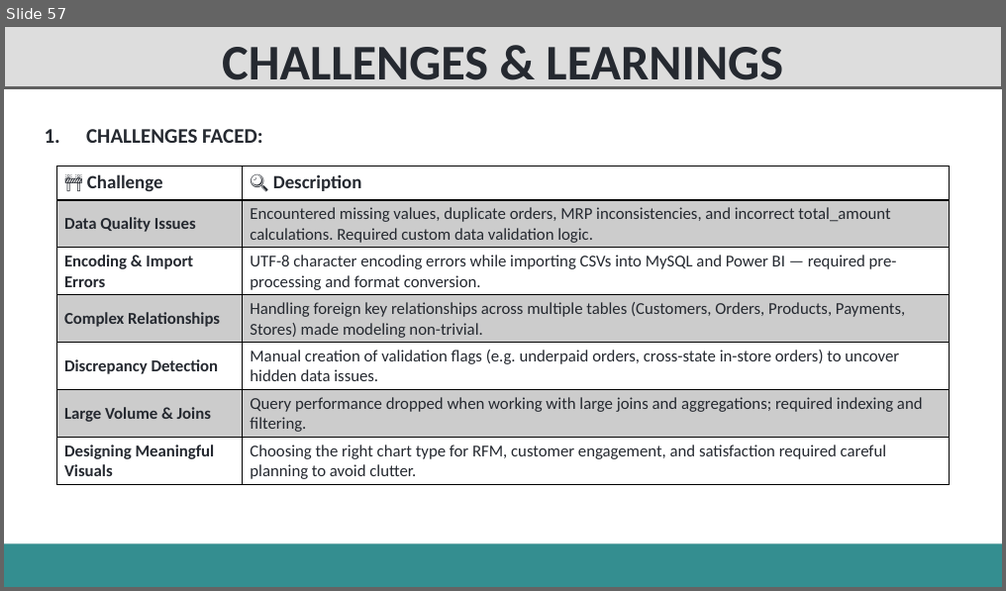
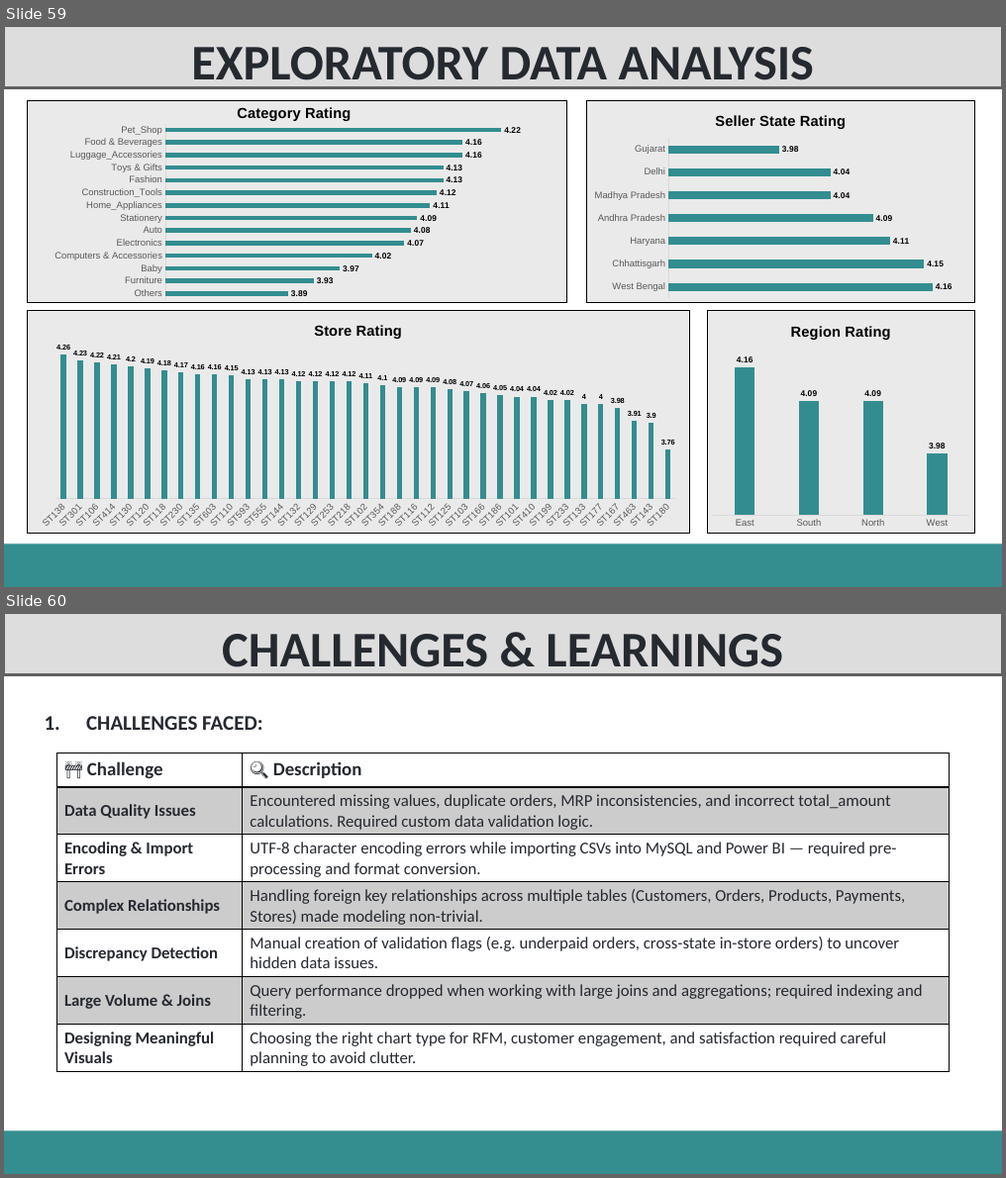
Before and after one commit to Dipesh-Ydv/Retail-Store-Data-Analysis, a slide deck: Retail Analysis Presentation.pptx. Shown one above the other, each under a label of ours: slide 57 before the commit, slides 59 and 60 after it. The pictures are 1006x591 and 1006x1178 pixels, drawn with LibreOffice and Linux fonts; fonts in the diff are those of the drawing. Boxes give left, top, right and bottom in pixels: in the first picture for what was removed or moved away, otherwise in the second. Text is boxed around its words. In the diff, an @@ line names an element or a change of style, - is before the commit and + after.

```diff
--- a/Retail Analysis Presentation.pptx
+++ b/Retail Analysis Presentation.pptx
@@ slide 59 added at (4,26,1002,587), background #FFFFFF; not listed: 1 template element that a slide beside it also shows @@
@@ rectangle added at (4,26,1002,88), fill #DDDDDD, outline #616161 2 pt, 48 pt, text #252930, bold @@
+EXPLORATORY DATA ANALYSIS
@@ bar chart added at (27,101,567,302) @@
+title "Category Rating "
+categories: Others, Furniture, Baby, Computers & Accessories, Electronics, Auto, Stationery, Home_Appliances, Construction_Tools, Fashion, Toys & Gifts, Luggage_Accessories, Food & Beverages, Pet_Shop
+Series 1: 3.89, 3.93, 3.97, 4.02, 4.07, 4.08, 4.09, 4.11, 4.12, 4.13, 4.13, 4.16, 4.16, 4.22
@@ bar chart added at (587,101,975,302) @@
+title "Seller State Rating "
+categories: West Bengal, Chhattisgarh, Haryana, Andhra Pradesh, Madhya Pradesh, Delhi, Gujarat
+Series 1: 4.16, 4.15, 4.11, 4.09, 4.04, 4.04, 3.98
@@ column chart added at (27,311,690,534) @@
+title "Store Rating "
+categories: ST138, ST301, ST106, ST414, ST130, ST120, ST118, ST230, ST135, ST603, ST110, ST593, ST555, ST144, ST132, ST129, ST253, ST218, ST102, ST354, ST188, ST116, ST112, ST125, ST103, ST166, ST186, ST101, ST410, ST199, ST233, ST133, ST177, ST167, ST463, ST143, ST180
+Series 1: 4.26, 4.23, 4.22, 4.21, 4.2, 4.19, 4.18, 4.17, 4.16, 4.16, 4.15, 4.13, 4.13, 4.13, 4.12, 4.12, 4.12, 4.12, 4.11, 4.1, 4.09, 4.09, 4.09, 4.08, 4.07, 4.06, 4.05, 4.04, 4.04, 4.02, 4.02, 4, 4, 3.98, 3.91, 3.9, 3.76
@@ column chart added at (708,311,975,534) @@
+title "Region Rating "
+categories: East, South, North, West
+Series 1: 4.16, 4.09, 4.09, 3.98
@@ what was slide 57 is now slide 60 @@
```
Also in this commit, not shown: 6 slides changed, 2 other slides added, 1 slide removed, 1 other file.
